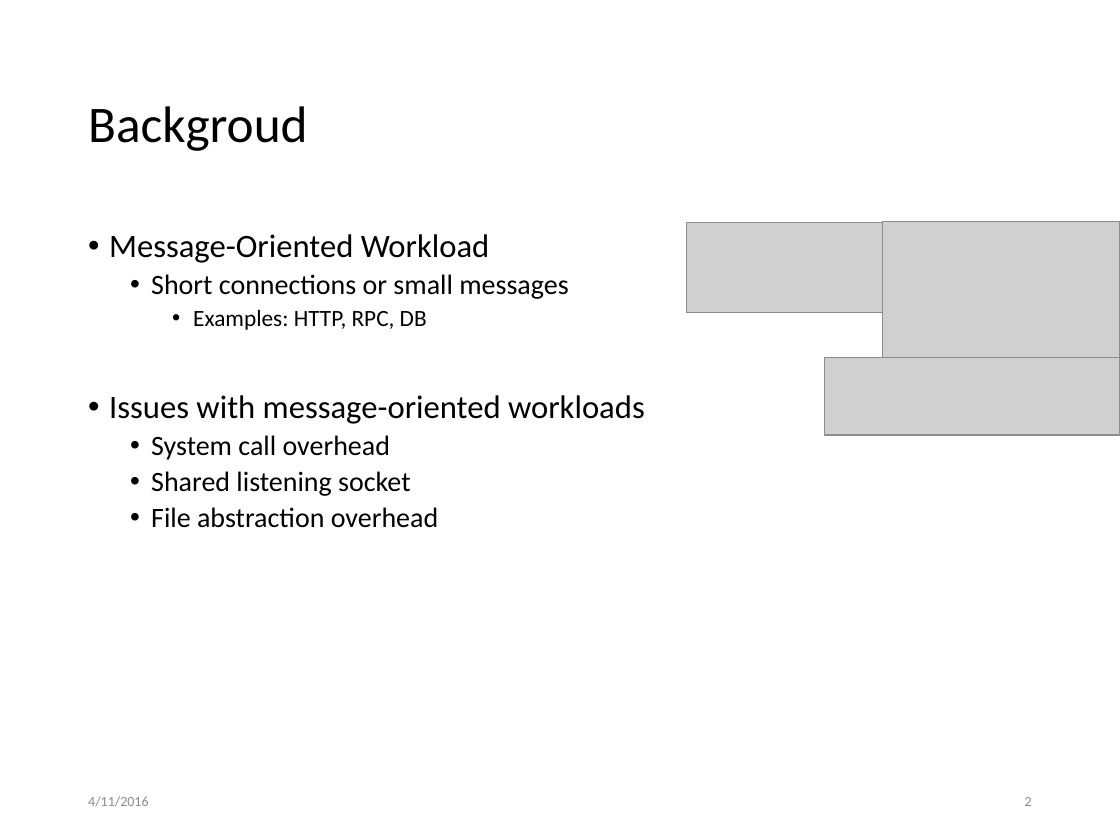
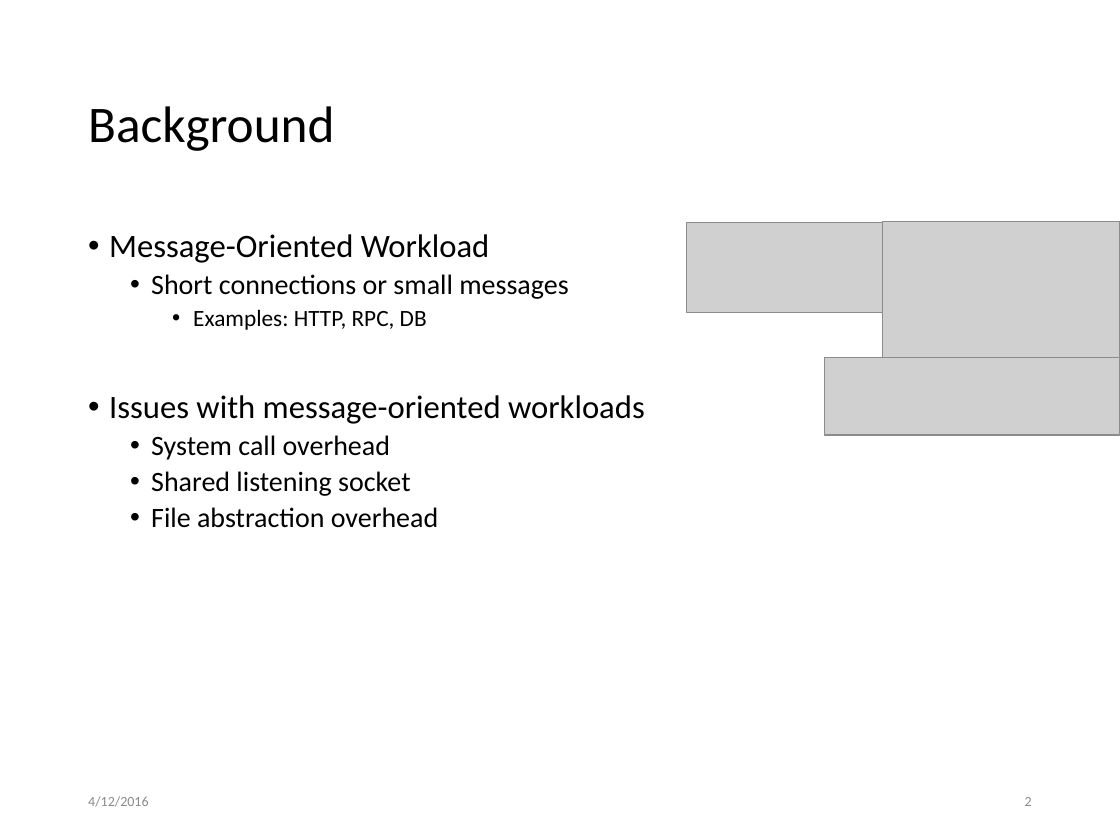
Before and after one commit to Doffery/v9-cpu, a slide deck: slide 2 of root/usr/paper_report/midterm.pptx. Drawn at 1120x840 pixels with LibreOffice and Linux fonts; fonts in the diff are those of the drawing; grey boxes stand for pictures. Boxes give left, top, right and bottom in pixels: in the first picture for what was removed or moved away, otherwise in the second. Text is boxed around its words. In the diff, an @@ line names an element or a change of style, - is before the commit and + after.

```diff
--- a/root/usr/paper_report/midterm.pptx
+++ b/root/usr/paper_report/midterm.pptx
@@ title at (x1=88, y1=106, x2=334, y2=151): text changed @@
-Backgroud
+Background
@@ text at (x1=88, y1=796, x2=148, y2=807): text changed @@
-4/11/2016
+4/12/2016
```
Also in this commit, not shown: 16 other slides changed.
